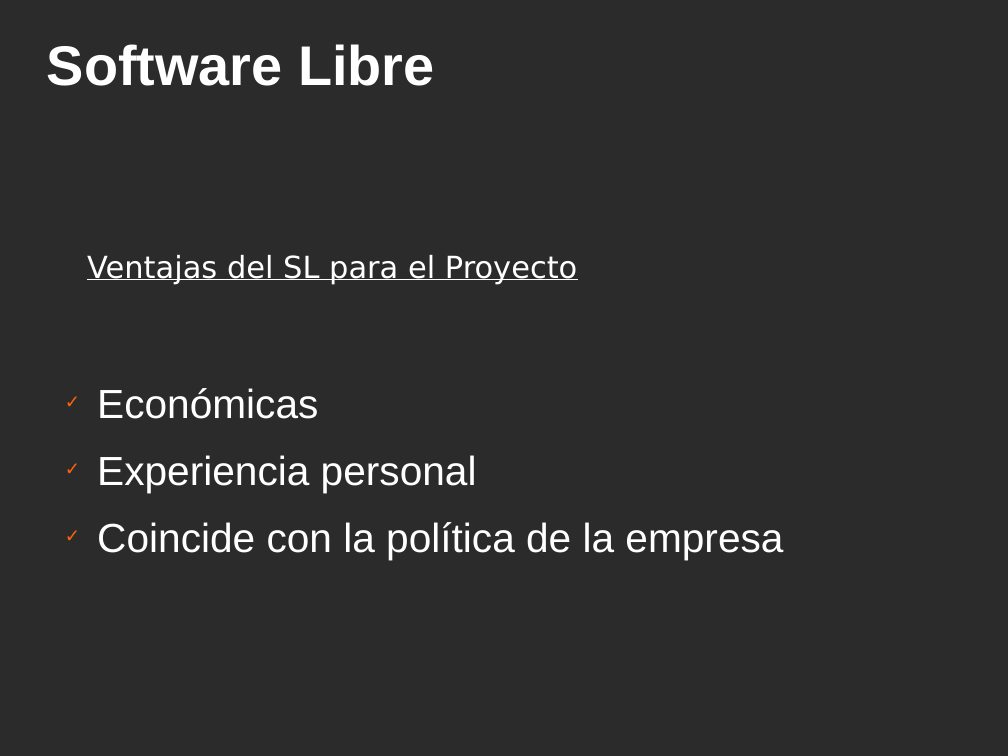
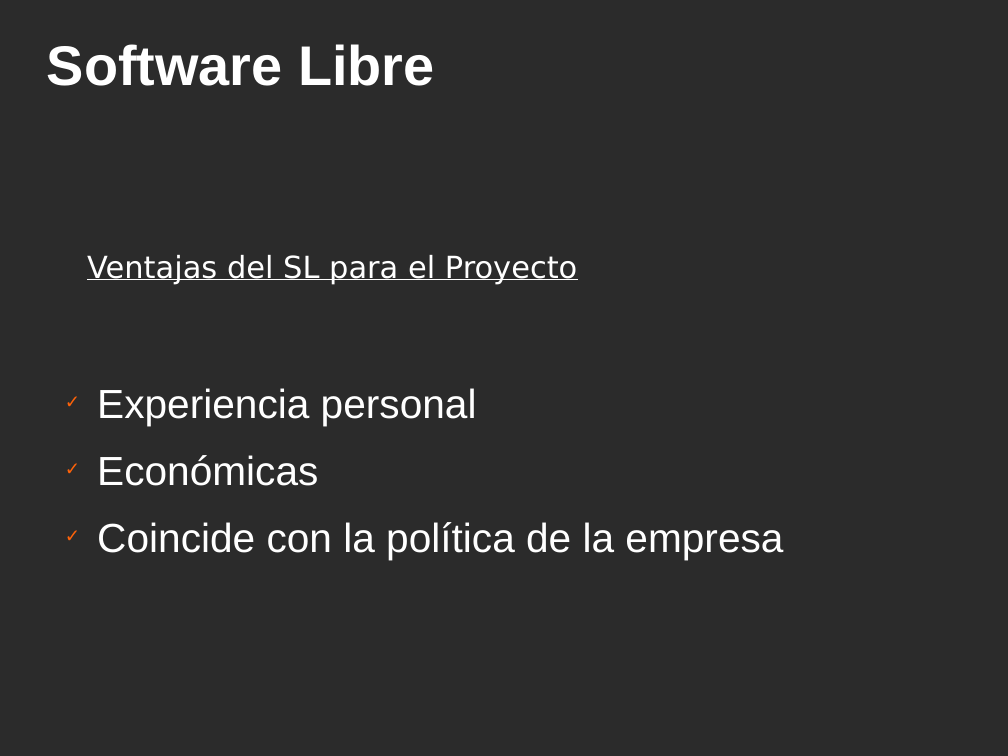
Before and after one commit to ervin45/proyectofinal, a slide deck: slide 5 of doc/material_para_la_catedra/presentacion_final/presentacion_final.odp. Drawn at 1008x756 pixels with LibreOffice and Linux fonts; fonts in the diff are those of the drawing; background and template pictures are left out; a plain dark background stands for a picture behind light text. Boxes give left, top, right and bottom in pixels: in the first picture for what was removed or moved away, otherwise in the second. Text is boxed around its words. In the diff, an @@ line names an element or a change of style, - is before the commit and + after.

```diff
--- a/doc/material_para_la_catedra/presentacion_final/presentacion_final.odp
+++ b/doc/material_para_la_catedra/presentacion_final/presentacion_final.odp
@@ text at <box>97,388,477,426</box>: paragraph added @@
+✓ Experiencia personal
@@ text at <box>97,455,477,493</box>: paragraph removed @@
-✓ Experiencia personal
```
Also in this commit, not shown: 7 other slides changed, 1 slide removed.
